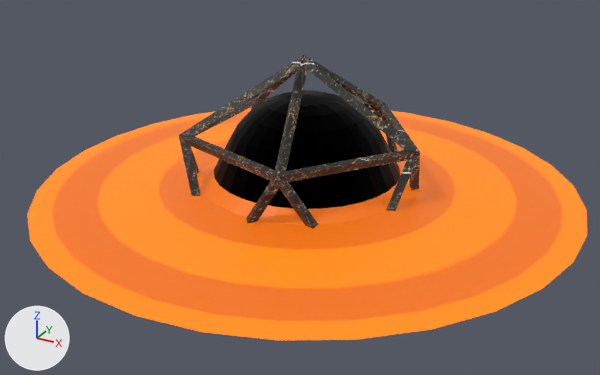
The glTF model src/Models/blackHole.glb: old version first, new version second.
One viewpoint serves both versions: a 50 mm lens placed at (17.3, -31.9, 16.0), pointed at (-0.2, -0.2, 0.1). Arrows for +X, +Y and +Z are at lower left; the lights stay in place. Where no turn or scale is listed for an object, it has been applied to the vertices.
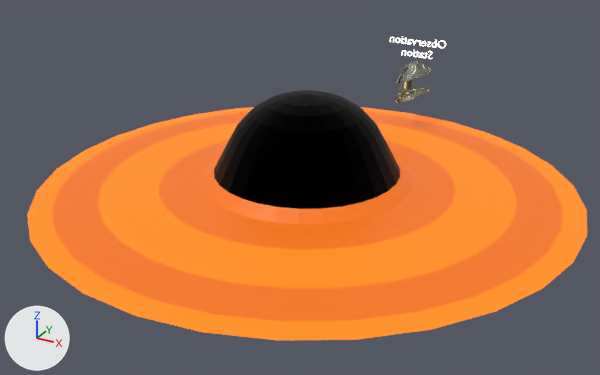
What differs and where, as boxes [x1, y1, x2, y2] in the pictures (600 x 375 px):
'Icosphere', deleted: before [179, 55, 420, 229]
'Cube.002', added: after [395, 61, 431, 103]
'Text', added: after [389, 36, 446, 59]

The change, as a diff of the scene's bpy script:
```diff
--- a/src/Models/blackHole.glb.py
+++ b/src/Models/blackHole.glb.py
@@ img_images @@
+img_images = load_image('images', '_unpacked/images', 276, 183, 'sRGB')
@@ mat_material_004 @@
+mat_material_004 = principled_material('Material.004')
+mat_material_004.base_color = (0.8, 0.8, 0.8)  # white #e7e7e7
+mat_material_004.emission_strength = 1.0
@@ mat_material_003 @@
+mat_material_003 = bpy.data.materials.new('Material.003')
+# uses the picture img_images
@@ me_text @@
+me_text.from_pydata(...)  # 670 vertices, 1288 faces; spans x -1.68..1.69, y -0.05..0.05, z -0.69..0.47
+me_text.materials.append(mat_material_004)  # white #e7e7e7
@@ me_cube_005 @@
+me_cube_005.from_pydata(...)  # 156 vertices, 300 faces; spans x -0.86..0.86, y -2.9..0.6, z -0.56..1.63
+me_cube_005.materials.append(mat_material_003)
@@ ob_icosphere @@
-ob_icosphere = bpy.data.objects.new('Icosphere', me_icosphere_002)
-ob_icosphere.location = (-0.12, 0.01, 0.13)
@@ ob_text @@
+ob_text = bpy.data.objects.new('Text', me_text)
+ob_text.location = (0.8, 11.71, 4.53)
@@ ob_cube_002 @@
+ob_cube_002 = bpy.data.objects.new('Cube.002', me_cube_005)
+ob_cube_002.location = (0.78, 11.69, 2.04)
```
